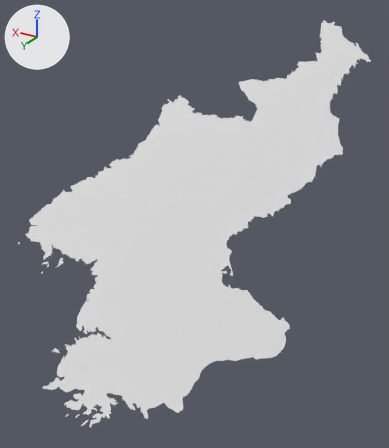
The OBJ model 3dobj/10m/North Korea.obj, before and after one commit.
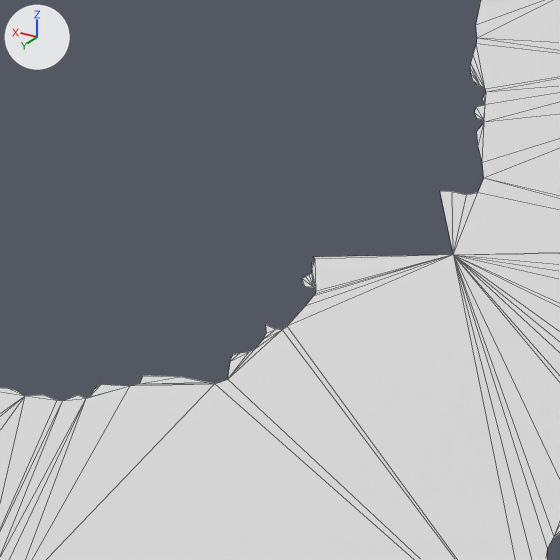
The first picture shows the older version from a camera (50 mm lens) standing at (-2.584, 3.522, 3.443) and looking at (-2.291, 3.033, 3.199). The close-ups show both versions on the part from 66% to 85% of the width and 6% to 23% of the height of that picture; other places that the commit changed are outside them. Arrows for +X, +Y and +Z are at upper left; the lights stay in place. The close-ups show mesh edges as thin lines. Where no turn or scale is listed for an object, it has been applied to the vertices.

The scene before the commit, as lines of its bpy script (objects in view):
```python
me_9_north_korea_sphere_001 = bpy.data.meshes.new('9_North_Korea_sphere.001')
me_9_north_korea_sphere_001.from_pydata(...)  # 1597 vertices, 1603 faces; spans x -2.425..-2.159, y 2.796..3.235, z 3.056..3.41
me_9_north_korea_sphere_001.materials.append(mat_none)  # white #e7e7e7
ob_9_north_korea_sphere_001 = bpy.data.objects.new('9_North_Korea_sphere.001', me_9_north_korea_sphere_001)
ob_9_north_korea_sphere_001.location = (0.0, 0.0, 0.0)
```
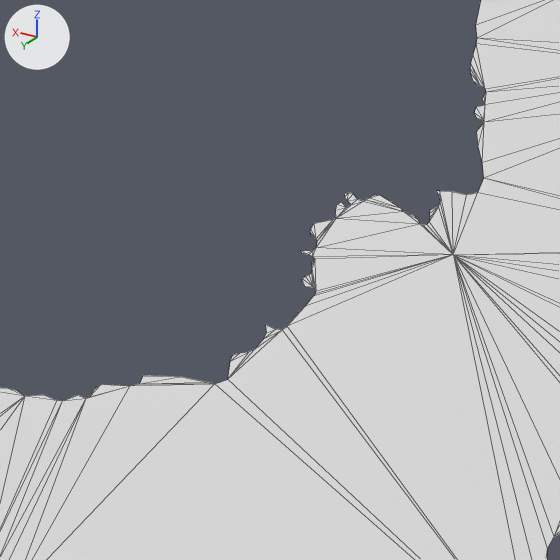
What differs and where, as boxes (x1, y1, x2, y2) in the close-ups (560 x 560 px):
part 1 of me_9_north_korea_sphere_001, added
    after: (301, 191, 453, 257)

The change in detail:
me_9_north_korea_sphere_001 is used by ob_9_north_korea_sphere_001; location (0.0, 0.0, 0.0).
me_9_north_korea_sphere_001 had 1597 vertices, 1603 faces and spanned x -2.425..-2.159, y 2.796..3.235, z 3.056..3.41.
me_9_north_korea_sphere_001 now has 1637 vertices, 1644 faces and spans x -2.425..-2.159, y 2.796..3.235, z 3.056..3.41.
me_9_north_korea_sphere_001 part 1: 47 vertices added at x -2.352..-2.336, y 2.843..2.866, z 3.365..3.375.
